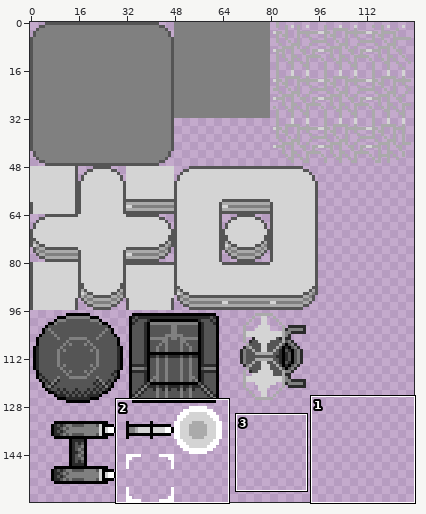
Two versions of one pixel-art file, resource/image/tileset.ase. The first picture is a wide view before the edit; the outline marks the close-up.
Close-up. Old version:
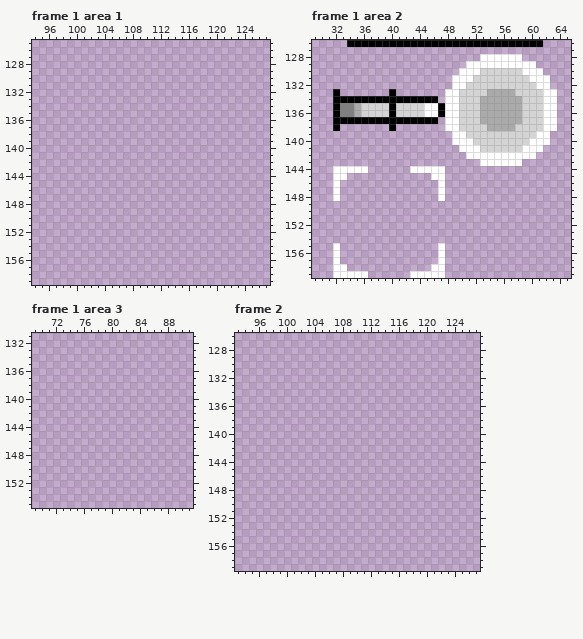
128x160 pixels, 8 frames. Shown: frame 1 area 1: x 94..127, y 125..159; frame 1 area 2: x 29..65, y 126..159; frame 1 area 3: x 69..91, y 131..155; frame 2: x 93..127, y 126..159. The commit also changed other frames or places, which this record leaves out.
And afterwards:
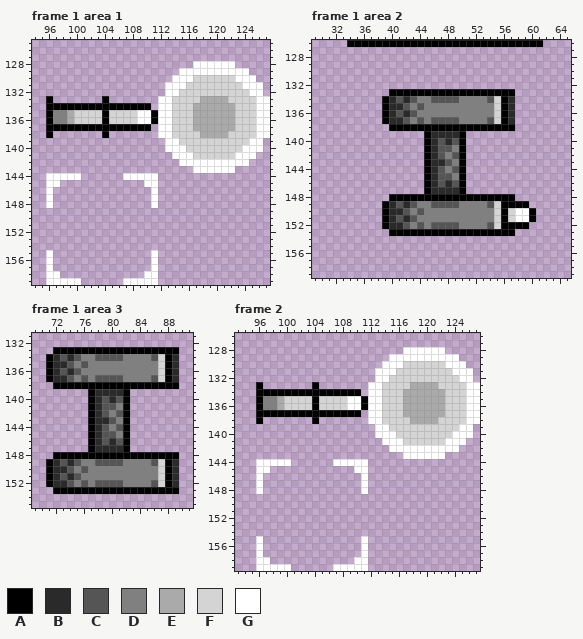
Palette (. is transparent): A #000000  B #2a2a2a  C #555555  D #808080  E #aaaaaa  F #d4d4d4  G #ffffff
Changes in this commit:
--- frame 1 area 1, layer "base"
@@ x 94..127 @@
 127 ..................................
-128 ..................................
-129 ..................................
-130 ..................................
-131 ..................................
-132 ..................................
-133 ..................................
-134 ..................................
-135 ..................................
-136 ..................................
-137 ..................................
-138 ..................................
-139 ..................................
-140 ..................................
-141 ..................................
-142 ..................................
-143 ..................................
-144 ..................................
-145 ..................................
-146 ..................................
-147 ..................................
-148 ..................................
+128 .......................GGGGGG.....
+129 .....................GGGGGGGGGG...
+130 ....................GGGFFFFFFGGG..
+131 ...................GGGFFFFFFFFGGG.
+132 ...................GGFFFFFFFFFFGG.
+133 ..A.......A.......GGFFFFEEEEFFFFGG
+134 ..AAAAAAAAAAAAAAA.GGFFFEEEEEEFFFGG
+135 ..ADDEFFFFAFFFFGGAGGFFFEEEEEEFFFGG
+136 ..ADDEFFFFAFFFFGGAGGFFFEEEEEEFFFGG
+137 ..AAAAAAAAAAAAAAA.GGFFFEEEEEEFFFGG
+138 ..A.......A.......GGFFFFEEEEFFFFGG
+139 ...................GGFFFFFFFFFFGG.
+140 ...................GGGFFFFFFFFGGG.
+141 ....................GGGFFFFFFGGG..
+142 .....................GGGGGGGGGG...
+143 .......................GGGGGG.....
+144 ..GGGGG......GGGGG................
+145 ..GG............GG................
+146 ..G..............G................
+147 ..G..............G................
+148 ..G..............G................
 149 ..................................
@@ x 94..113 @@
 154 ....................
-155 ....................
-156 ....................
-157 ....................
-158 ....................
-159 ....................
+155 ..G..............G..
+156 ..G..............G..
+157 ..G..............G..
+158 ..GG............GG..
+159 ..GGGGG......GGGGG..
--- frame 1 area 2, layer "base"
@@ x 29..65 @@
 127 .....................................
-128 ........................GGGGGG.......
-129 ......................GGGGGGGGGG.....
-130 .....................GGGFFFFFFGGG....
-131 ....................GGGFFFFFFFFGGG...
-132 ....................GGFFFFFFFFFFGG...
-133 ...A.......A.......GGFFFFEEEEFFFFGG..
-134 ...AAAAAAAAAAAAAAA.GGFFFEEEEEEFFFGG..
-135 ...ADDEFFFFAFFFFGGAGGFFFEEEEEEFFFGG..
-136 ...ADDEFFFFAFFFFGGAGGFFFEEEEEEFFFGG..
-137 ...AAAAAAAAAAAAAAA.GGFFFEEEEEEFFFGG..
-138 ...A.......A.......GGFFFFEEEEFFFFGG..
-139 ....................GGFFFFFFFFFFGG...
-140 ....................GGGFFFFFFFFGGG...
-141 .....................GGGFFFFFFGGG....
-142 ......................GGGGGGGGGG.....
-143 ........................GGGGGG.......
-144 ...GGGGG......GGGGG..................
-145 ...GG............GG..................
-146 ...G..............G..................
-147 ...G..............G..................
-148 ...G..............G..................
-149 .....................................
-150 .....................................
-151 .....................................
-152 .....................................
-153 .....................................
+128 .....................................
+129 .....................................
+130 .....................................
+131 .....................................
+132 .....................................
+133 ...........AAAAAAAAAAAAAAAAAA........
+134 ..........ABCBCDDCCCCDDDDCFAB........
+135 ..........ABBCDCDDDDDDDDDDFAB........
+136 ..........ABCBCDDDDDDDDDDDFAB........
+137 ..........ABBCDCDCCCCDDDDCFAB........
+138 ...........AAAAAAAAAAAAAAAAAA........
+139 ................ABBBBA...............
+140 ................ABCBCA...............
+141 ................ABCCDA...............
+142 ................ABCDCA...............
+143 ................ABBCDA...............
+144 ................ABCDCA...............
+145 ................ABCCDA...............
+146 ................ABCBCA...............
+147 ................ABBBBA...............
+148 ...........AAAAAAAAAAAAAAAAAA........
+149 ..........ABCBCDDCCCCDDDDCFAAAA......
+150 ..........ABBCDCDDDDDDDDDDFAFGGA.....
+151 ..........ABCBCDDDDDDDDDDDFAFGGA.....
+152 ..........ABBCDCDCCCCDDDDCFAAAA......
+153 ...........AAAAAAAAAAAAAAAAAA........
 154 .....................................
-155 ...G..............G..................
-156 ...G..............G..................
-157 ...G..............G..................
-158 ...GG............GG..................
-159 ...GGGGG......GGGGG..................
+155 .....................................
+156 .....................................
+157 .....................................
+158 .....................................
+159 .....................................
--- frame 1 area 3, layer "base"
@@ x 69..91 @@
 132 .......................
-133 .......................
-134 .......................
-135 .......................
-136 .......................
-137 .......................
-138 .......................
-139 .......................
-140 .......................
-141 .......................
-142 .......................
-143 .......................
-144 .......................
-145 .......................
-146 .......................
-147 .......................
-148 .......................
-149 .......................
-150 .......................
-151 .......................
-152 .......................
-153 .......................
+133 ...AAAAAAAAAAAAAAAAAA..
+134 ..ABCBCDDCCCCDDDDCFAB..
+135 ..ABBCDCDDDDDDDDDDFAB..
+136 ..ABCBCDDDDDDDDDDDFAB..
+137 ..ABBCDCDCCCCDDDDCFAB..
+138 ...AAAAAAAAAAAAAAAAAA..
+139 ........ABBBBA.........
+140 ........ABCBCA.........
+141 ........ABCCDA.........
+142 ........ABCDCA.........
+143 ........ABBCDA.........
+144 ........ABCDCA.........
+145 ........ABCCDA.........
+146 ........ABCBCA.........
+147 ........ABBBBA.........
+148 ...AAAAAAAAAAAAAAAAAA..
+149 ..ABCBCDDCCCCDDDDCFAB..
+150 ..ABBCDCDDDDDDDDDDFAB..
+151 ..ABCBCDDDDDDDDDDDFAB..
+152 ..ABBCDCDCCCCDDDDCFAB..
+153 ...AAAAAAAAAAAAAAAAAA..
 154 .......................
--- frame 2, layer "base"
@@ x 93..127 @@
 127 ...................................
-128 ...................................
-129 ...................................
-130 ...................................
-131 ...................................
-132 ...................................
-133 ...................................
-134 ...................................
-135 ...................................
-136 ...................................
-137 ...................................
-138 ...................................
-139 ...................................
-140 ...................................
-141 ...................................
-142 ...................................
-143 ...................................
-144 ...................................
-145 ...................................
-146 ...................................
-147 ...................................
-148 ...................................
+128 ........................GGGGGG.....
+129 ......................GGGGGGGGGG...
+130 .....................GGGFFFFFFGGG..
+131 ....................GGGFFFFFFFFGGG.
+132 ....................GGFFFFFFFFFFGG.
+133 ...A.......A.......GGFFFFEEEEFFFFGG
+134 ...AAAAAAAAAAAAAAA.GGFFFEEEEEEFFFGG
+135 ...ADDEFFFFAFFFFGGAGGFFFEEEEEEFFFGG
+136 ...ADDEFFFFAFFFFGGAGGFFFEEEEEEFFFGG
+137 ...AAAAAAAAAAAAAAA.GGFFFEEEEEEFFFGG
+138 ...A.......A.......GGFFFFEEEEFFFFGG
+139 ....................GGFFFFFFFFFFGG.
+140 ....................GGGFFFFFFFFGGG.
+141 .....................GGGFFFFFFGGG..
+142 ......................GGGGGGGGGG...
+143 ........................GGGGGG.....
+144 ...GGGGG......GGGGG................
+145 ...GG............GG................
+146 ...G..............G................
+147 ...G..............G................
+148 ...G..............G................
 149 ...................................
@@ x 94..113 @@
 154 ....................
-155 ....................
-156 ....................
-157 ....................
-158 ....................
-159 ....................
+155 ..G..............G..
+156 ..G..............G..
+157 ..G..............G..
+158 ..GG............GG..
+159 ..GGGGG......GGGGG..
Changed places in both close-ups, as pixel boxes (x1, y1, x2, y2):
added: (46, 61, 270, 208)
added: (46, 250, 81, 285)
added: (123, 250, 158, 285)
changed: (333, 54, 557, 278)
added: (46, 347, 179, 494)
added: (256, 347, 480, 494)
added: (256, 536, 291, 571)
added: (333, 536, 368, 571)
